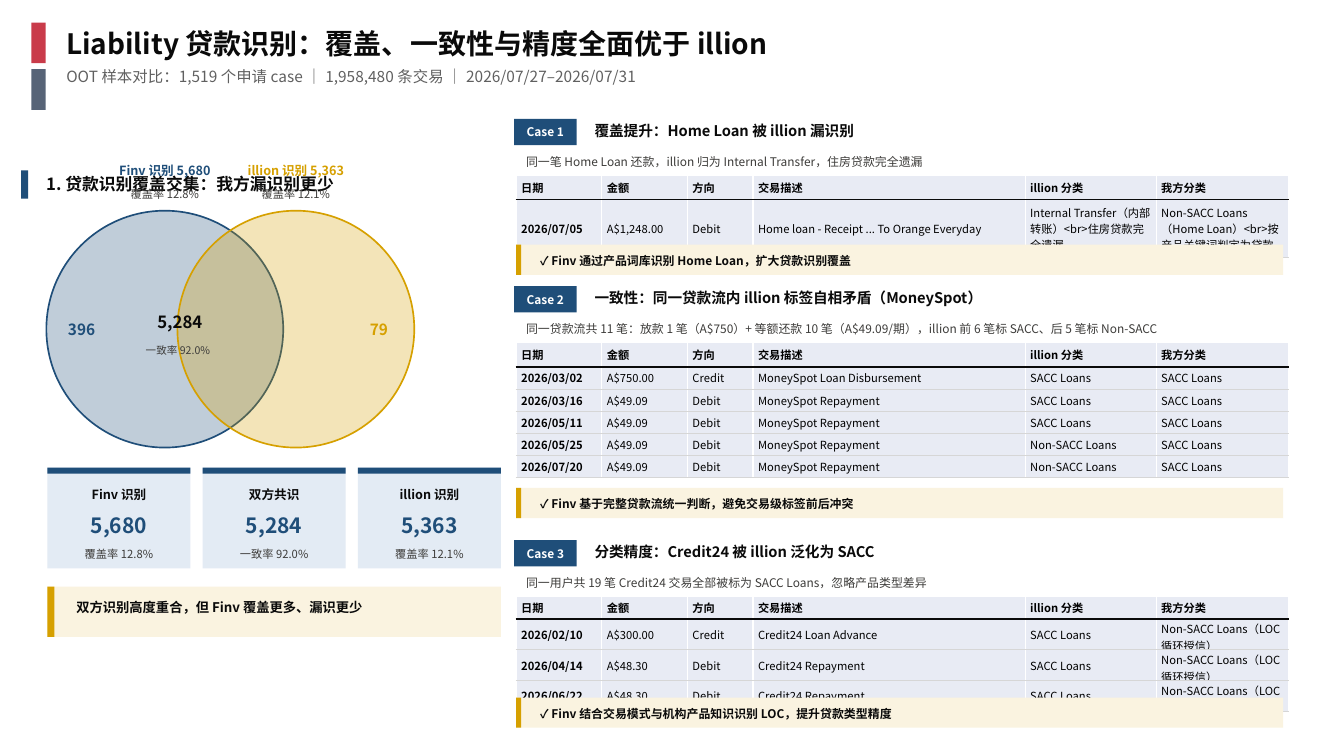
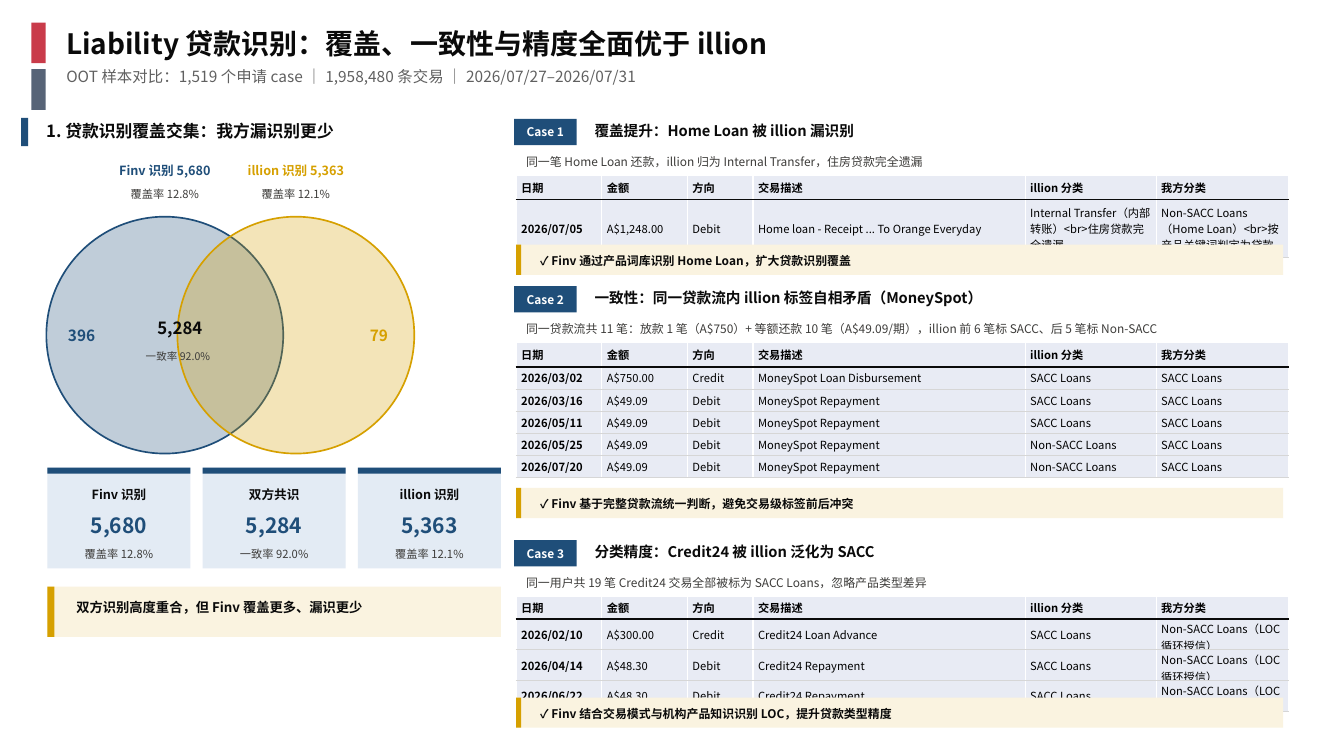
Before and after one commit to EliamZhang/AI-report-materials---August-13th, a slide deck: slide 4 of 银行流水分享_V1.7.pptx. Drawn at 1344x756 pixels with LibreOffice and Linux fonts; fonts in the diff are those of the drawing; background and template pictures are left out. Boxes give left, top, right and bottom in pixels: in the first picture for what was removed or moved away, otherwise in the second. Text is boxed around its words. In the diff, an @@ line names an element or a change of style, - is before the commit and + after.

```diff
--- a/银行流水分享_V1.7.pptx
+++ b/银行流水分享_V1.7.pptx
@@ rectangle: place and size @@
-rectangle at <box>21,170,28,199</box>
+rectangle at <box>21,118,28,146</box>
@@ text "1. 贷款识别覆盖交集：我方漏识别更少" rewrapped from <box>46,173,334,195</box> to <box>46,122,334,139</box> @@
@@ 4 texts, 2 ellipses: place and size @@
-4 texts, 2 ellipses at <box>46,211,414,448</box>
+4 texts, 2 ellipses at <box>46,217,414,454</box>
```
Also in this commit, not shown: 2 other slides changed, 17 other files.
